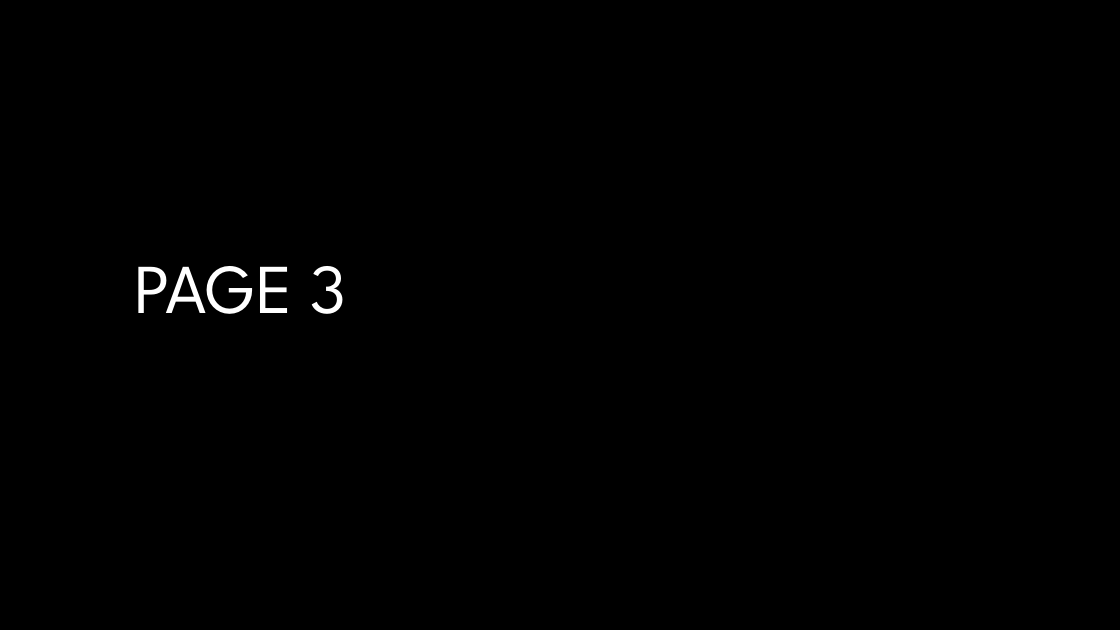
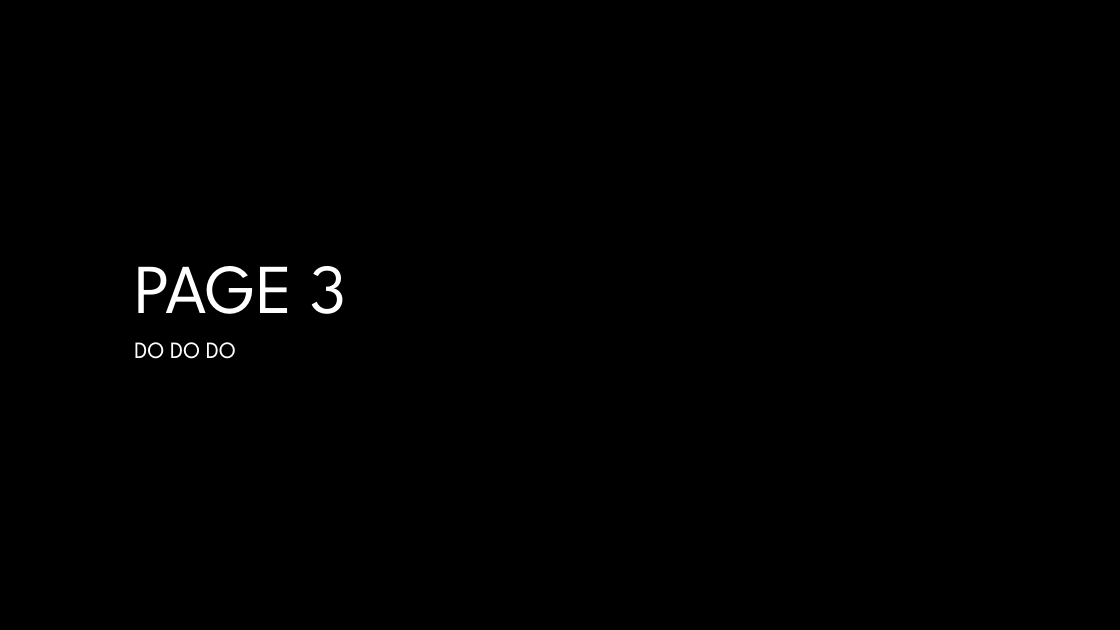
Before and after one commit to Brindley/Test, a slide deck: slide 3 of PowerPoint/PPT Test.pptx. Drawn at 1120x630 pixels with LibreOffice and Linux fonts; fonts in the diff are those of the drawing; background and template pictures are left out. Boxes give left, top, right and bottom in pixels: in the first picture for what was removed or moved away, otherwise in the second. Text is boxed around its words. In the diff, an @@ line names an element or a change of style, - is before the commit and + after.

```diff
--- a/PowerPoint/PPT Test.pptx
+++ b/PowerPoint/PPT Test.pptx
@@ subtitle added at (134, 342, 236, 359), 20 pt, text #FFFFFF @@
+DO DO DO
```
Also in this commit, not shown: 1 slide added, 1 slide removed.
